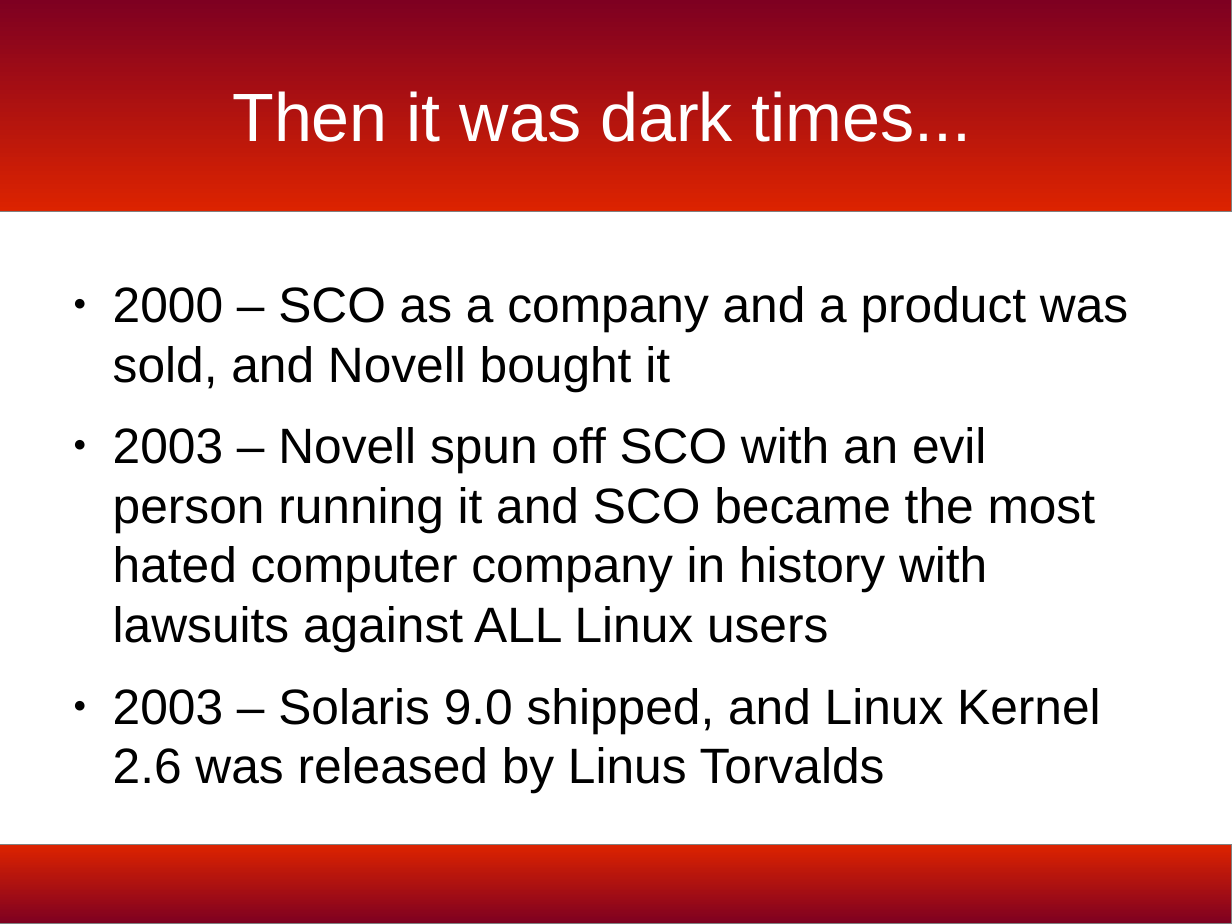
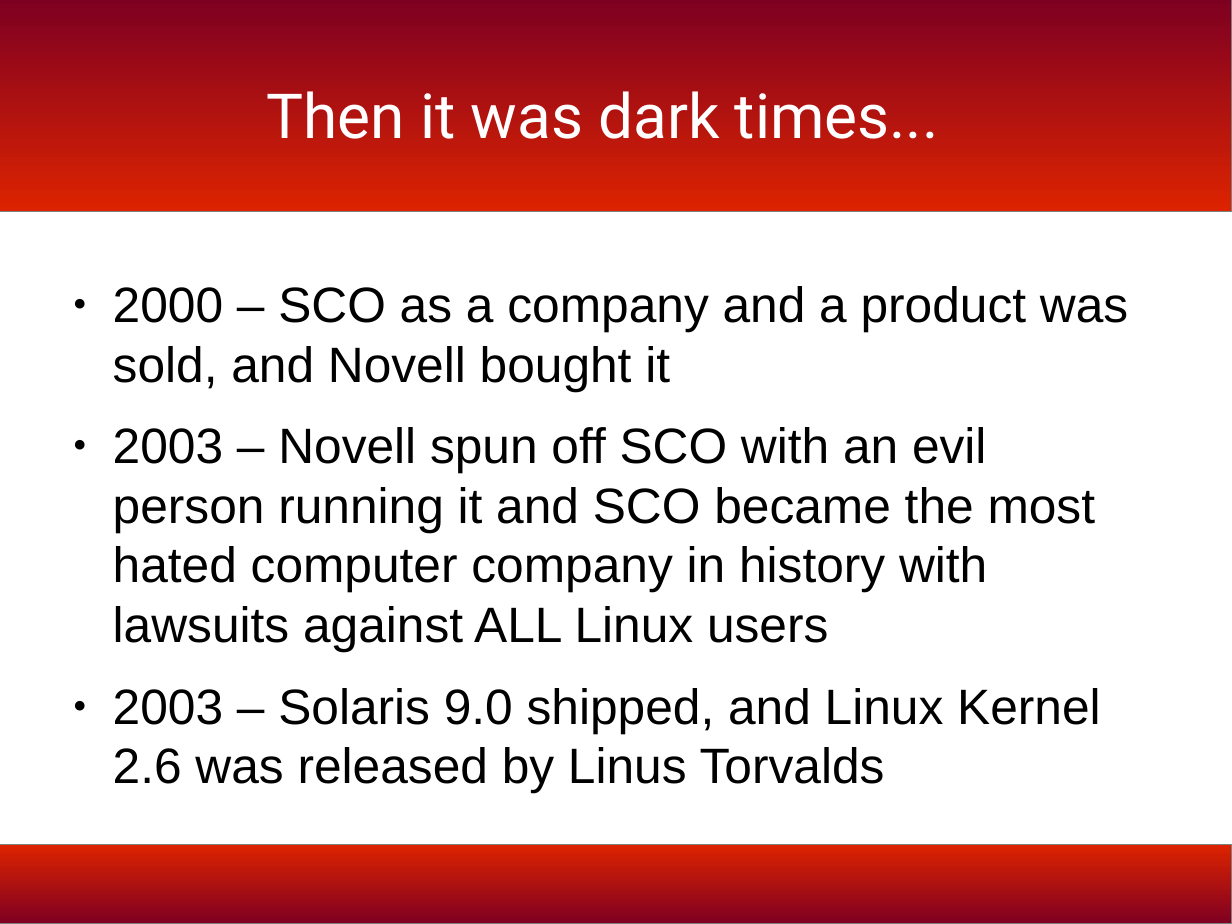
Before and after one commit to bmac2/BSD-Meetup-Files, a slide deck: slide 12 of bsd-history-slides.odp (slide 11 before the commit). Drawn at 1232x924 pixels with LibreOffice and Linux fonts; fonts in the diff are those of the drawing; background and template pictures are left out. Boxes give left, top, right and bottom in pixels: in the first picture for what was removed or moved away, otherwise in the second. Text is boxed around its words. In the diff, an @@ line names an element or a change of style, - is before the commit and + after.

```diff
--- a/bsd-history-slides.odp
+++ b/bsd-history-slides.odp
@@ title "Then it was dark times..." at <box>267,91,939,139</box>: size 44 to 40 pt, font Arial to Roboto @@
```
Also in this commit, not shown: 29 other slides changed, 1 slide added, 1 other file.
